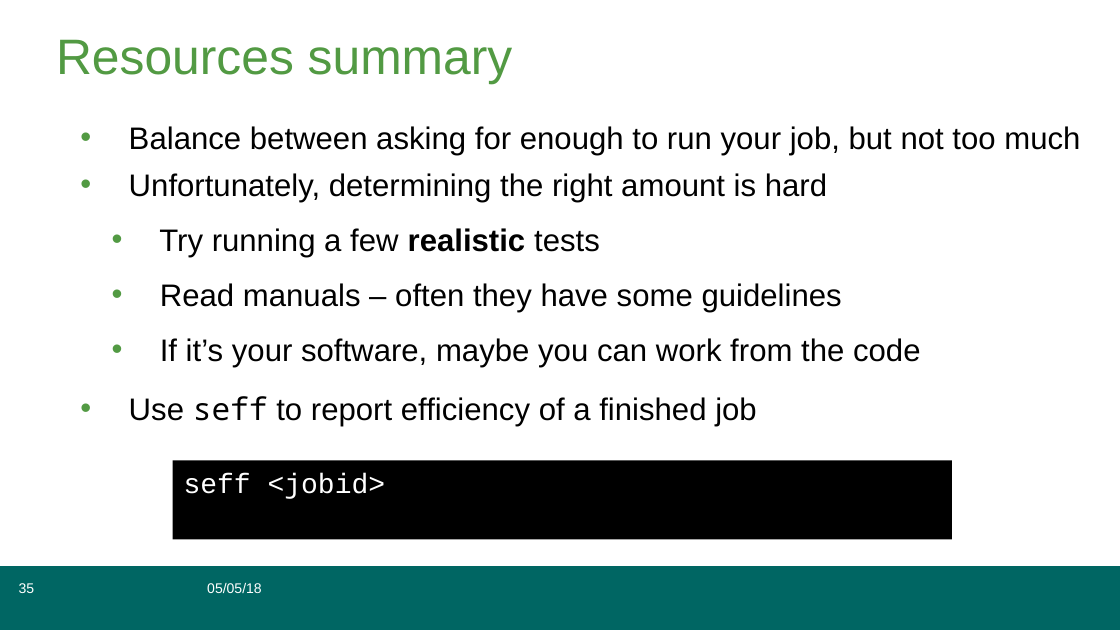
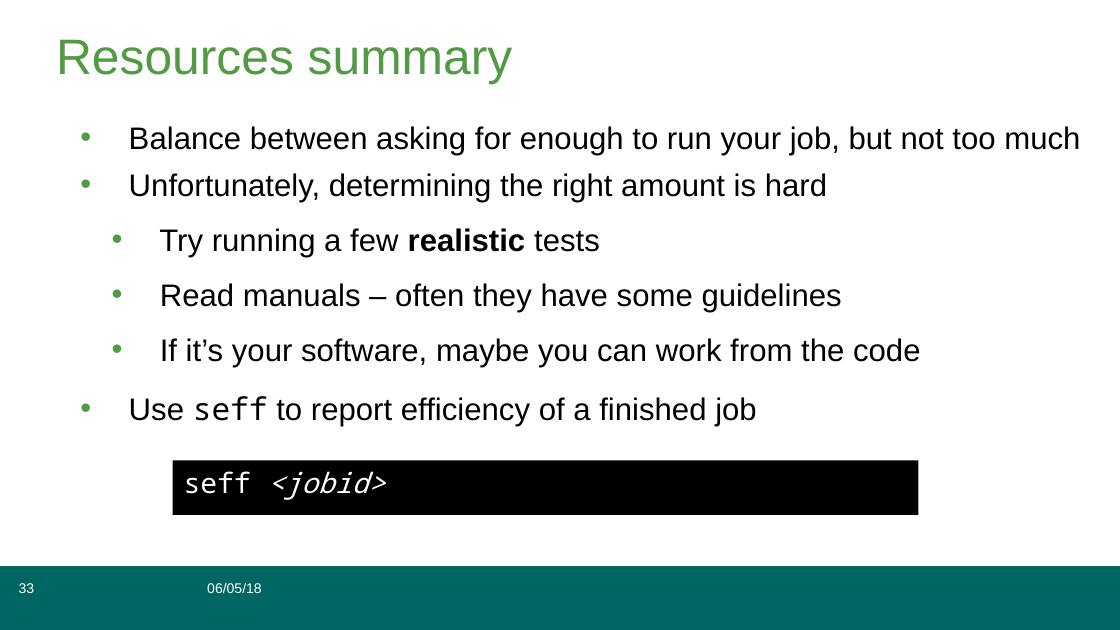
Before and after one commit to grimbough/embl_hpc, a slide deck: slide 33 of cluster_training2018.odp (slide 35 before the commit). Drawn at 1120x630 pixels with LibreOffice and Linux fonts; fonts in the diff are those of the drawing. Boxes give left, top, right and bottom in pixels: in the first picture for what was removed or moved away, otherwise in the second. Text is boxed around its words. In the diff, an @@ line names an element or a change of style, - is before the commit and + after.

```diff
--- a/cluster_training2018.odp
+++ b/cluster_training2018.odp
@@ rectangle "seff <jobid>": place and size @@
-rectangle "seff <jobid>" at (172, 460, 952, 540)
+rectangle "seff <jobid>" at (172, 460, 918, 515)
@@ rectangle "seff <jobid>" at (172, 460, 918, 515): font Courier New to Noto Sans Mono; italic on in "<jobid>" @@
@@ page number at (19, 583, 35, 593): text changed @@
-35
+33
@@ text in free at (207, 583, 261, 593): text changed @@
-05/05/18
+06/05/18
```
Also in this commit, not shown: 77 other slides changed, 3 slides added, 5 slides removed.
